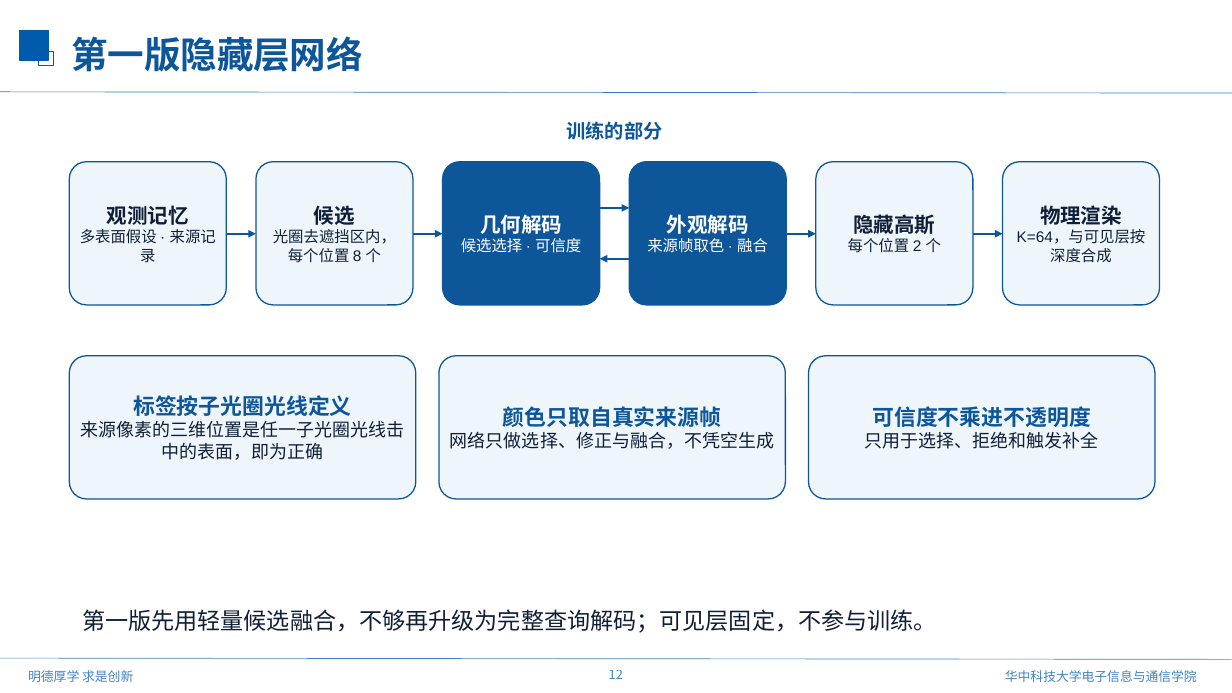
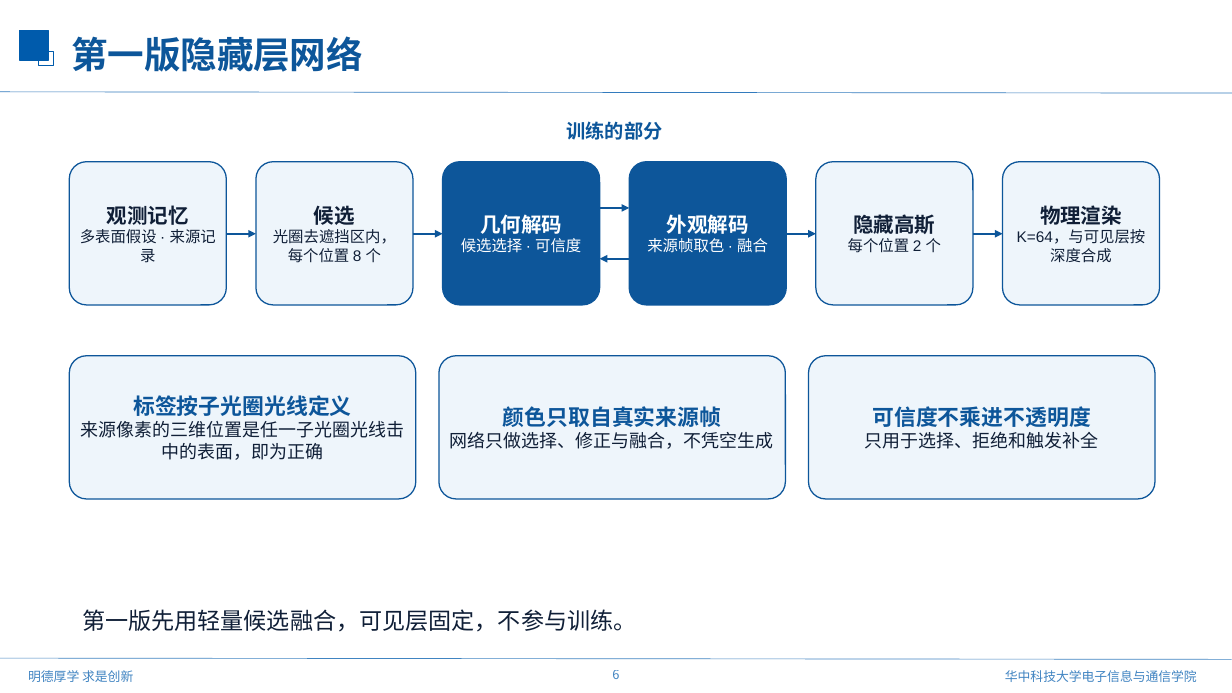
Before and after one commit to mengmcy1/OPPO-depth-guided-video-bokeh, a slide deck: slide 6 of 汇报/2026-11-11_前馈视频虚化思路与验证/前馈视频虚化思路与验证_1111.pptx (slide 12 before the commit). Drawn at 1232x693 pixels with LibreOffice and Linux fonts; fonts in the diff are those of the drawing; background and template pictures are left out. Boxes give left, top, right and bottom in pixels: in the first picture for what was removed or moved away, otherwise in the second. Text is boxed around its words. In the diff, an @@ line names an element or a change of style, - is before the commit and + after.

```diff
--- a/汇报/2026-11-11_前馈视频虚化思路与验证/前馈视频虚化思路与验证_1111.pptx
+++ b/汇报/2026-11-11_前馈视频虚化思路与验证/前馈视频虚化思路与验证_1111.pptx
@@ text at [82, 609, 636, 632]: text changed @@
-第一版先用轻量候选融合，不够再升级为完整查询解码；可见层固定，不参与训练。
+第一版先用轻量候选融合，可见层固定，不参与训练。
@@ page number at [612, 670, 619, 679]: text changed @@
-12
+6
```
Also in this commit, not shown: 2 other slides changed, 3 slides added, 7 slides removed, 20 other files.
